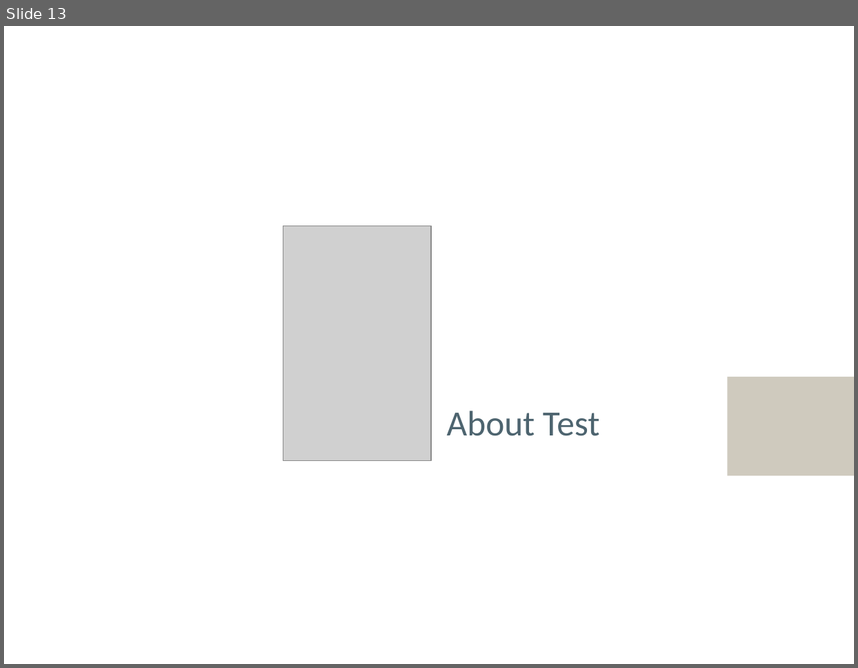
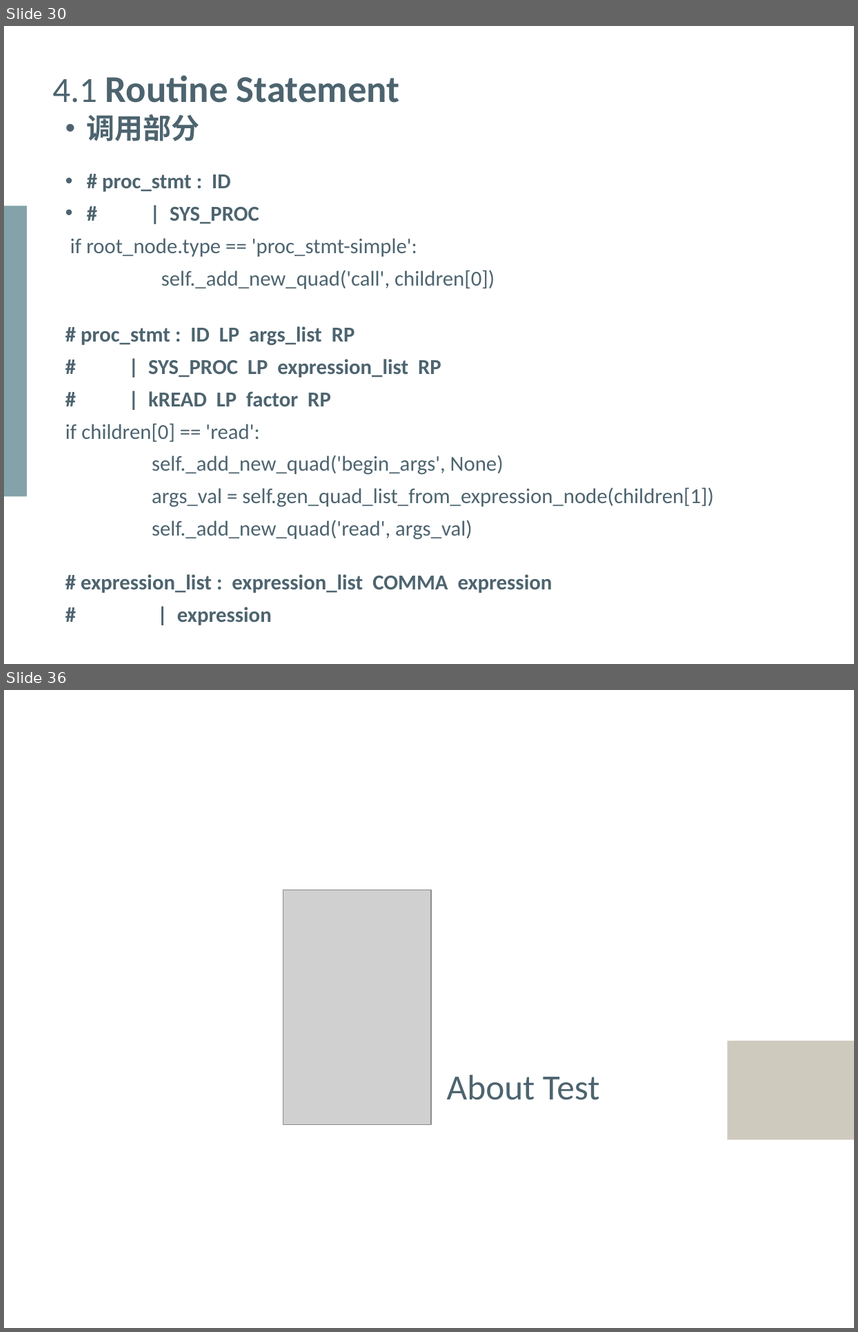
Before and after one commit to Yeeef/SOUP, a slide deck: report/Presentation.pptx. Shown one above the other, each under a label of ours: slide 13 before the commit, slides 30 and 36 after it; the slides between them are not shown. The pictures are 858x668 and 858x1332 pixels, drawn with LibreOffice and Linux fonts; fonts in the diff are those of the drawing; grey boxes stand for pictures. Boxes give left, top, right and bottom in pixels: in the first picture for what was removed or moved away, otherwise in the second. Text is boxed around its words. In the diff, an @@ line names an element or a change of style, - is before the commit and + after.

```diff
--- a/report/Presentation.pptx
+++ b/report/Presentation.pptx
@@ slide 30 added at <box>4,26,854,664</box>, background #FFFFFF @@
@@ text added at <box>52,75,400,103</box>, 32 pt, text #4D646F, bold @@
+4.1 Routine Statement
@@ text added at <box>65,114,714,625</box>, 18 pt, text #4D646F @@
+• 调用部分
+• # proc_stmt : ID
+• # | SYS_PROC
+if root_node.type == 'proc_stmt-simple':
+self._add_new_quad('call', children[0])
+# proc_stmt : ID LP args_list RP
+# | SYS_PROC LP expression_list RP
+# | kREAD LP factor RP
+if children[0] == 'read':
+self._add_new_quad('begin_args', None)
+args_val = self.gen_quad_list_from_expression_node(children[1])
+self._add_new_quad('read', args_val)
+# expression_list : expression_list COMMA expression
+# | expression
@@ rectangle added at <box>4,205,27,496</box>, fill #84A2AA @@
@@ what was slide 13 is now slide 36 @@
```
Also in this commit, not shown: 6 slides changed, 23 other slides added, 1 slide removed, 1 other file.
